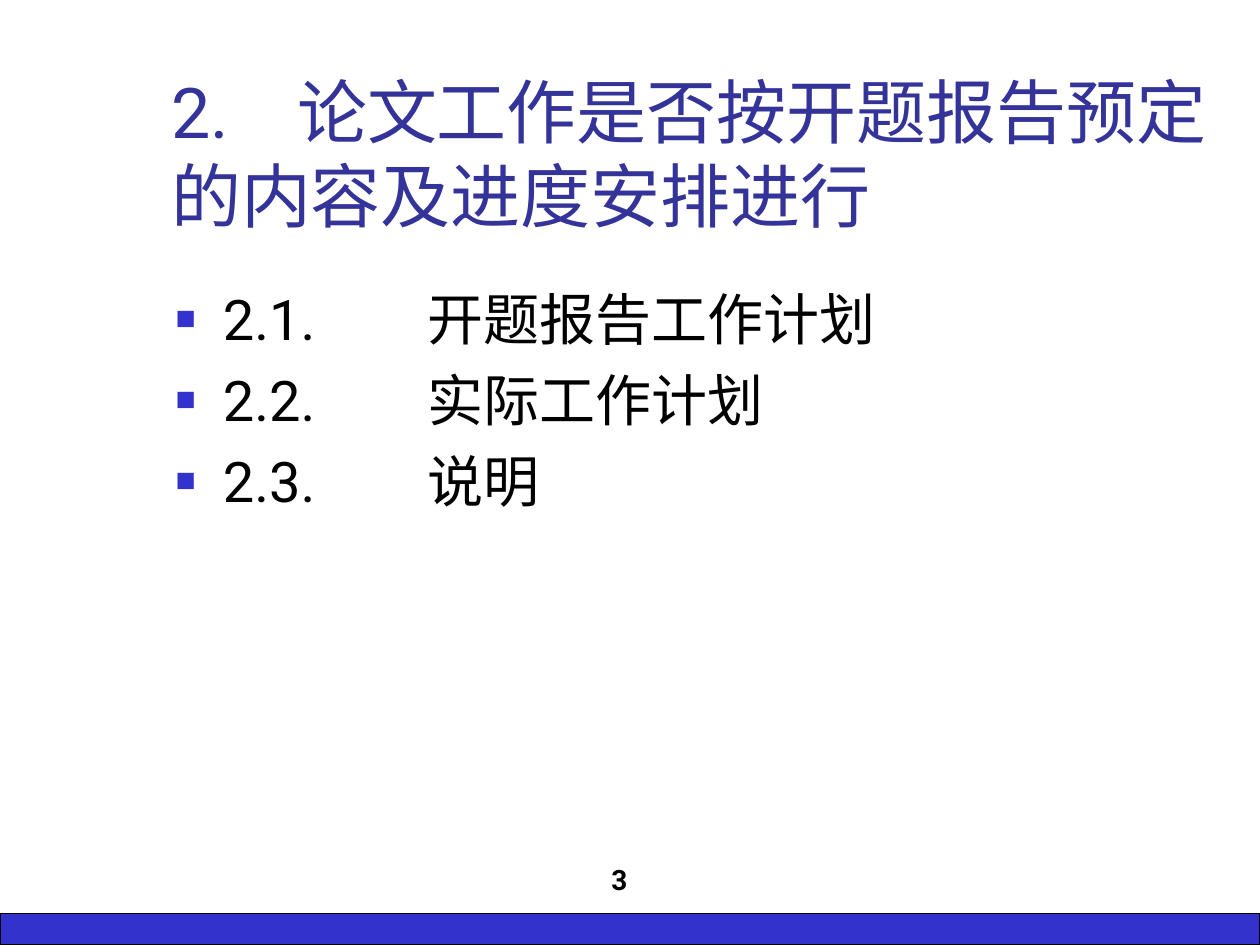
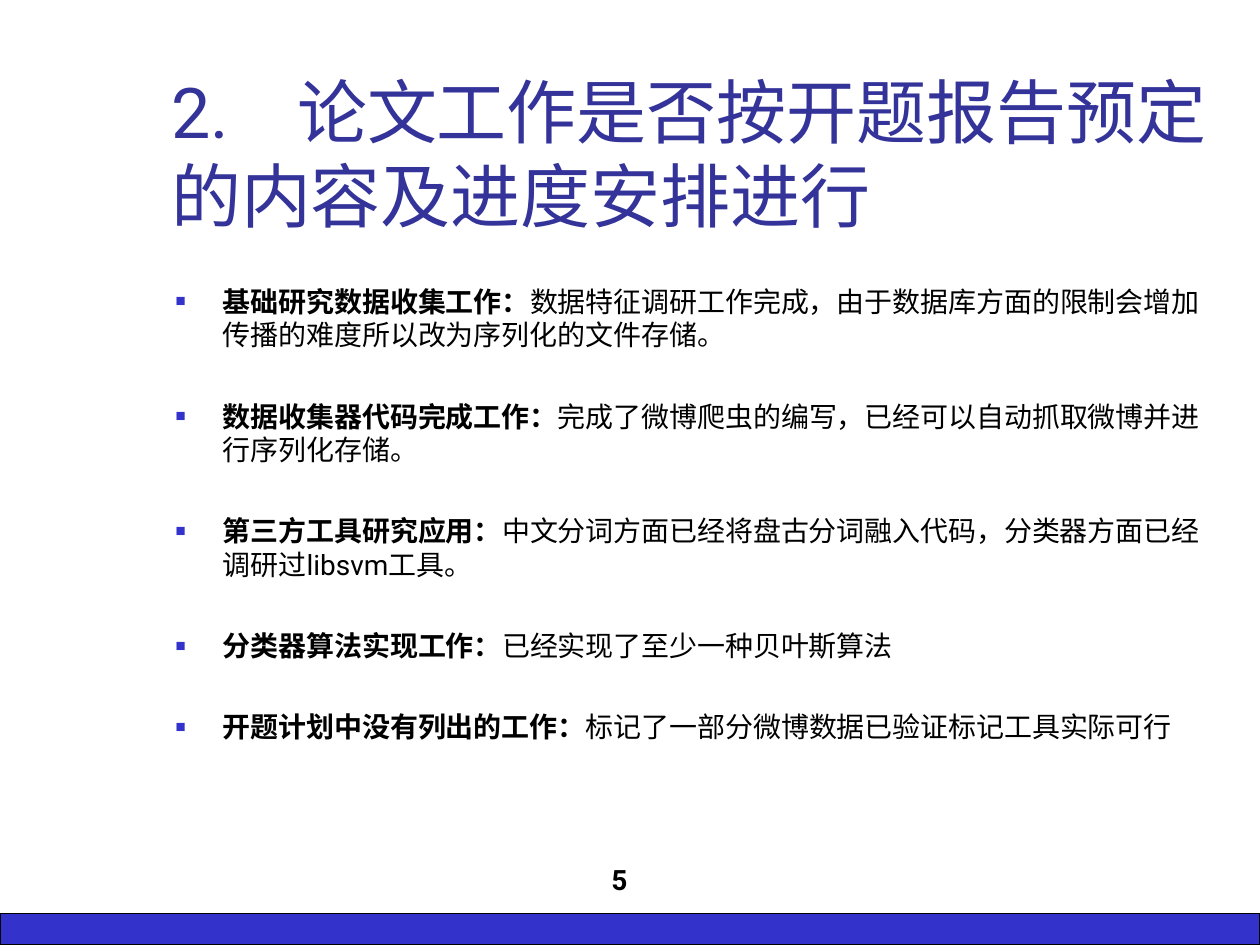
Before and after one commit to silver6wings/WeiboFilter, a slide deck: slide 5 of _Paper/7.中期报告/GS11211B8于俊超 中期检查报告.ppt (slide 3 before the commit). Drawn at 1260x945 pixels with LibreOffice and Linux fonts; fonts in the diff are those of the drawing; background and template pictures are left out. Boxes give left, top, right and bottom in pixels: in the first picture for what was removed or moved away, otherwise in the second. Text is boxed around its words. In the diff, an @@ line names an element or a change of style, - is before the commit and + after.

```diff
--- a/_Paper/7.中期报告/GS11211B8于俊超 中期检查报告.ppt
+++ b/_Paper/7.中期报告/GS11211B8于俊超 中期检查报告.ppt
@@ text at [223, 288, 1200, 740]: text changed; size 32 to 16 pt @@
-■ 2.1. 开题报告工作计划
-■ 2.2. 实际工作计划
-■ 2.3. 说明
+■ 基础研究数据收集工作：数据特征调研工作完成，由于数据库方面的限制会增加传播的难度所以改为序列化的文件存储。
+■ 数据收集器代码完成工作：完成了微博爬虫的编写，已经可以自动抓取微博并进行序列化存储。
+■ 第三方工具研究应用：中文分词方面已经将盘古分词融入代码，分类器方面已经调研过libsvm工具。
+■ 分类器算法实现工作：已经实现了至少一种贝叶斯算法
+■ 开题计划中没有列出的工作：标记了一部分微博数据已验证标记工具实际可行
@@ page number at [611, 870, 627, 891]: text changed @@
-3
+5
```
Also in this commit, not shown: 6 other slides changed, 5 slides added, 1 slide removed, 5 other files.
